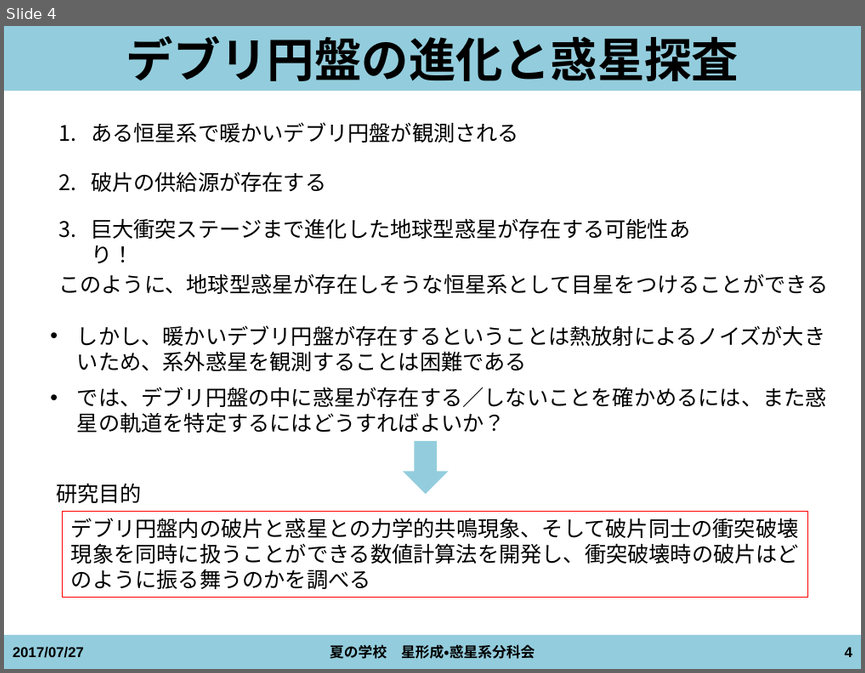
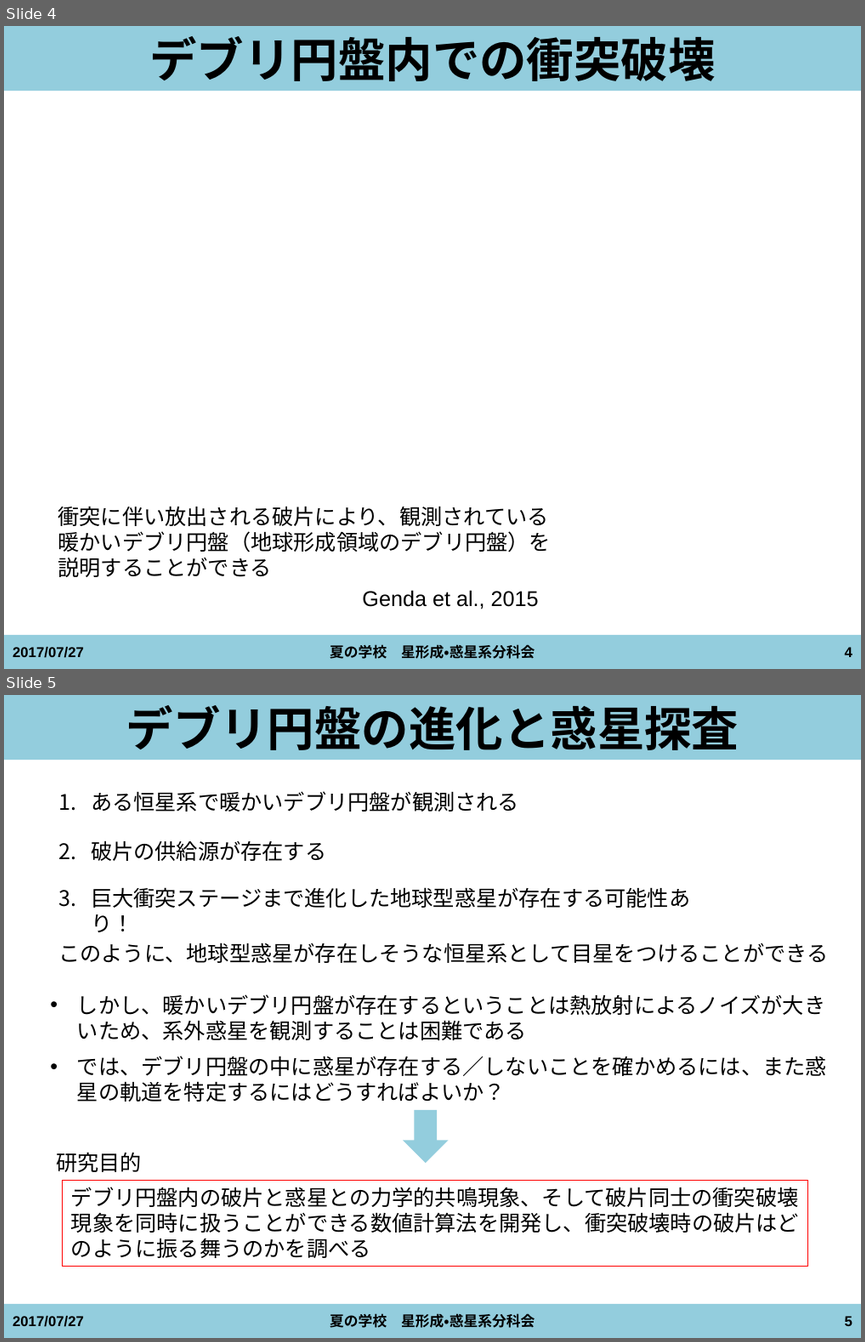
Before and after one commit to kazpc1215/Summer_School_2017, a slide deck: isoya20170727_ver1.pptx. Shown one above the other, each under a label of ours: slide 4 before the commit, slides 4 and 5 after it. The pictures are 865x673 and 865x1342 pixels, drawn with LibreOffice and Linux fonts; fonts in the diff are those of the drawing. Boxes give left, top, right and bottom in pixels: in the first picture for what was removed or moved away, otherwise in the second. Text is boxed around its words. In the diff, an @@ line names an element or a change of style, - is before the commit and + after.

```diff
--- a/isoya20170727_ver1.pptx
+++ b/isoya20170727_ver1.pptx
@@ slide 4 added at (x1=4, y1=26, x2=861, y2=669), background #FFFFFF; not listed: 2 template elements that a slide beside it also shows @@
@@ title added at (x1=149, y1=36, x2=715, y2=81), 39.6 pt, text #000000, bold @@
+デブリ円盤内での衝突破壊
@@ text added at (x1=58, y1=505, x2=551, y2=577), 18 pt, text #000000 @@
+衝突に伴い放出される破片により、観測されている
+暖かいデブリ円盤（地球形成領域のデブリ円盤）を説明することができる
@@ text added at (x1=362, y1=590, x2=539, y2=609), 18 pt, text #000000 @@
+Genda et al., 2015
@@ text added at (x1=12, y1=646, x2=84, y2=658), 12 pt, text #000000, bold @@
+2017/07/27
@@ text added at (x1=330, y1=644, x2=534, y2=658), 12 pt, text #000000, bold @@
+夏の学校 星形成・惑星系分科会
@@ page number added at (x1=845, y1=646, x2=852, y2=657), 12 pt, text #000000, bold @@
+4
@@ what was slide 4 is now slide 5 @@
@@ page number at (x1=845, y1=1315, x2=852, y2=1326): text changed @@
-4
+5
```
Also in this commit, not shown: 5 slides changed, 2 other slides added, 5 other files.
